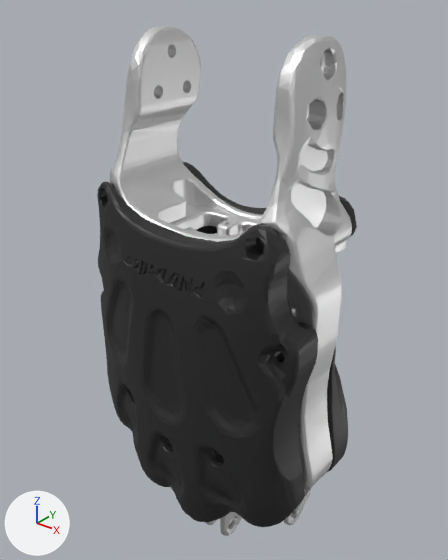
One commit to the COLLADA model adam_u/meshes_dae/wristRollRight.dae: the scene before it, then after it.
Both versions are drawn from a camera (50 mm lens) standing at (0.0977, -0.1259, 0.0234) and looking at (-0.0007, -0.0029, -0.0529). Lighting does not change. The marker at lower left points along +X, +Y and +Z.

Names of what the first picture shows: 'wristRollRight'.
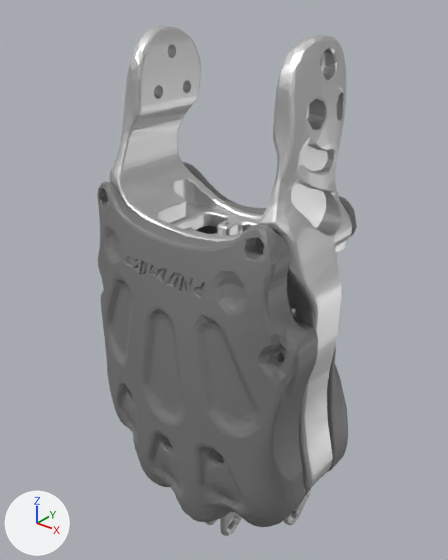
Where the change shows, as pixel boxes (x1, y1, x2, y2) in the pictures (448 x 560 px):
'wristRollRight', recoloured (black to grey)
    both: (97, 28, 357, 532)

What the commit changed:
Material '黑色' (mat_黑色) changes colour from black #232323 to grey #7c7c7c; in linear values from (0.0172, 0.0172, 0.0172) to (0.2, 0.2, 0.2).
